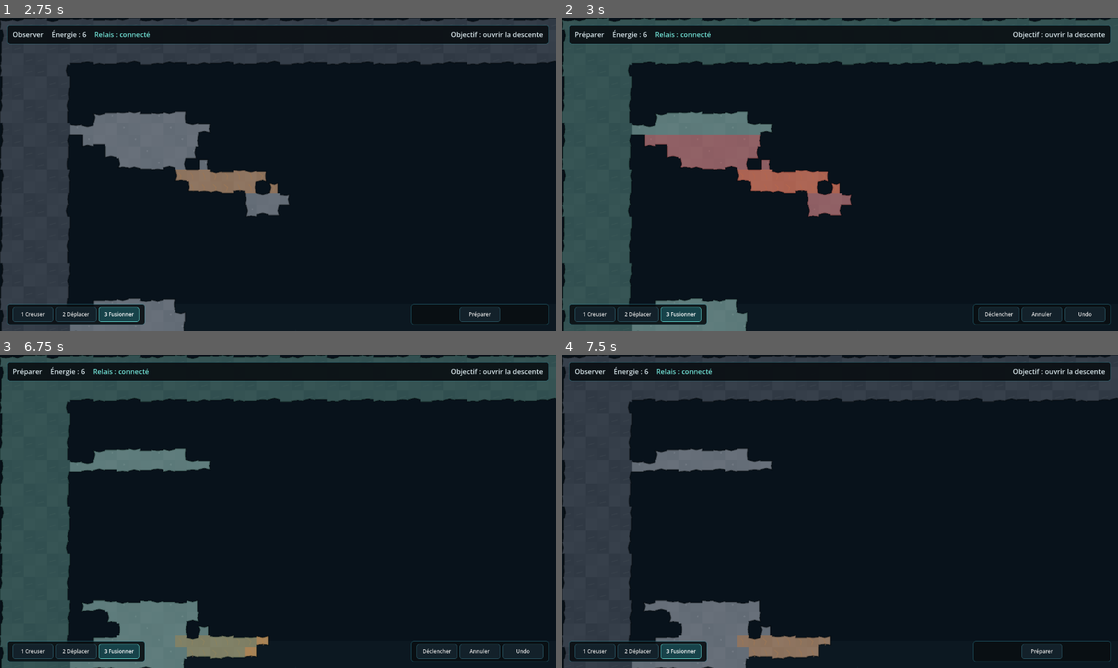
Above: before the commit, frames 1-4 (two rows, left to right).
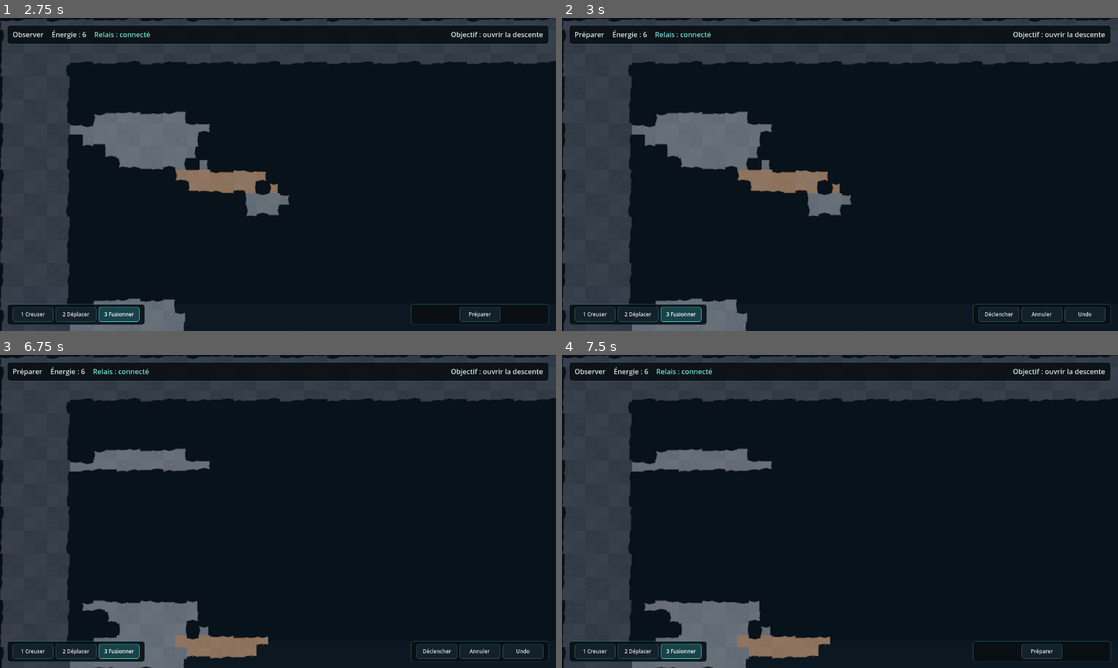
Above: after the commit, the same moments.

Repository: devjonathan1999-del/Project-Digger
Game: Godot game, scene res://scenes/main.tscn
The game is run twice, just before and just after one commit, with the same random seed, the same clock (stepped at 60 frames per second) and the same inputs.
Inputs:
- Up to frame 1 (2.75 s): click "1 Creuser" at 0.5 s; click "2 Déplacer" at 1.25 s; click "3 Fusionner" at 2 s
- Up to frame 2 (3 s): click "Préparer" at 2.75 s
- Up to frame 3 (6.75 s): click "Déclencher" at 3.5 s; click "1 Creuser" at 4.25 s; click "2 Déplacer" at 5 s; click "3 Fusionner" at 5.75 s; click "Préparer" at 6.5 s
- Up to frame 4 (7.5 s): click "Annuler" at 7.25 s

Frame 1 is identical in both runs. In frame 2, 3.4% of the frame differs, in the area x 0-100%, y 0-100%; in frame 3, 0.2%; in frame 4, nothing differs.

Commit message:
feat: localize preparation stability overlays

Diff:
--- a/src/view/terrain_renderer.gd
+++ b/src/view/terrain_renderer.gd
@@ -2,6 +2,8 @@
 extends Node2D
 
 const CELL_SIZE := 16
+const ANALYSIS_RADIUS := 4
+const SELECTION_ANALYSIS_RADIUS := 2
 const VisualProfile := preload("res://src/view/terrain_visual_profile.gd")
 
 var _model: TerrainModel
@@ -37,6 +39,16 @@
 func clear_hovered_cell() -> void:
     _has_hover = false
     queue_redraw()
+
+func analysis_visible_for(pos: Vector2i) -> bool:
+    if not _prepare_mode:
+        return false
+    if _has_hover and _manhattan_distance(pos, _hovered_cell) <= ANALYSIS_RADIUS:
+        return true
+    for selected in _selection:
+        if _manhattan_distance(pos, selected) <= SELECTION_ANALYSIS_RADIUS:
+            return true
+    return false
 
 func cell_from_local(local_pos: Vector2) -> Vector2i:
     return Vector2i(
@@ -83,7 +95,7 @@
             _draw_material_detail(pos, cell.material_id, variant)
             _draw_exposed_edges(pos, polygon)
 
-            if _prepare_mode and _analysis.has(pos):
+            if _analysis.has(pos) and analysis_visible_for(pos):
                 draw_colored_polygon(polygon, _analysis_color(int(_analysis[pos])))
 
     for selected in _selection:
@@ -91,8 +103,8 @@
             _draw_outline(_cell_polygon(selected), Color(0.92, 0.97, 1.0, 0.95), 2.0)
 
     if _has_hover and _model.get_cell(_hovered_cell) != null:
-        var hover_color := Color(0.65, 0.90, 0.96, 0.72) if not _prepare_mode else Color(0.85, 0.95, 1.0, 0.95)
-        _draw_outline(_cell_polygon(_hovered_cell), hover_color, 2.0)
+        var hover_color := Color(0.65, 0.90, 0.96, 0.72) if not _prepare_mode else Color(0.85, 0.95, 1.0, 0.92)
+        _draw_outline(_cell_polygon(_hovered_cell), hover_color, 1.8)
 
     for movement in _motion_preview:
         var from: Vector2i = movement.get("from", Vector2i.ZERO)
@@ -101,6 +113,9 @@
         var to_px := Vector2(to.x * CELL_SIZE, to.y * CELL_SIZE)
         var draw_pos := from_px.lerp(to_px, _motion_progress)
         draw_rect(Rect2(draw_pos + Vector2(1, 1), Vector2(CELL_SIZE - 2, CELL_SIZE - 2)), Color(0.92, 0.96, 1.0, 0.28), true)
+
+func _manhattan_distance(a: Vector2i, b: Vector2i) -> int:
+    return absi(a.x - b.x) + absi(a.y - b.y)
 
 func _has_cell(pos: Vector2i) -> bool:
     return _model != null and pos.x >= 0 and pos.y >= 0 and pos.x < _model.width and pos.y < _model.height and _model.get_cell(pos) != null
@@ -184,10 +199,10 @@
 func _analysis_color(state: int) -> Color:
     match state:
         StabilitySystem.STABLE:
-            return Color(0.22, 0.76, 0.55, 0.16)
+            return Color(0.22, 0.76, 0.55, 0.08)
         StabilitySystem.FRAGILE:
-            return Color(0.96, 0.68, 0.20, 0.24)
+            return Color(0.96, 0.68, 0.20, 0.14)
         StabilitySystem.CRITICAL:
-            return Color(0.95, 0.25, 0.22, 0.30)
+            return Color(0.95, 0.25, 0.22, 0.20)
         _:
             return Color(0.0, 0.0, 0.0, 0.0)
